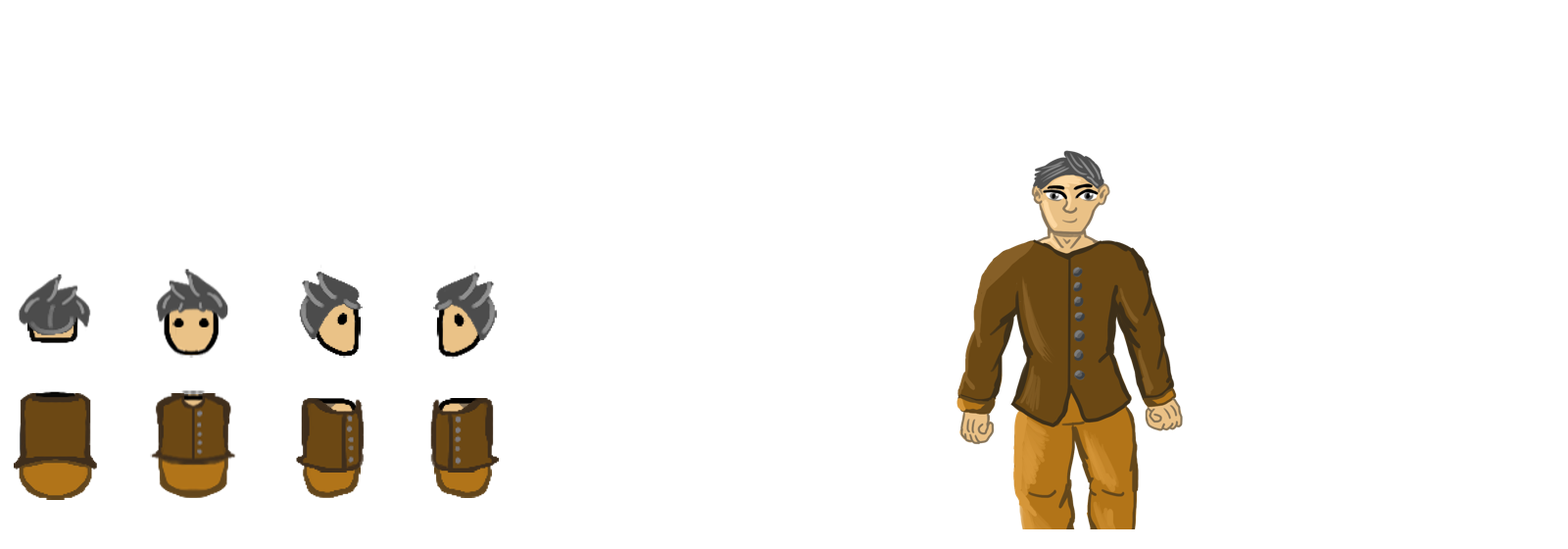
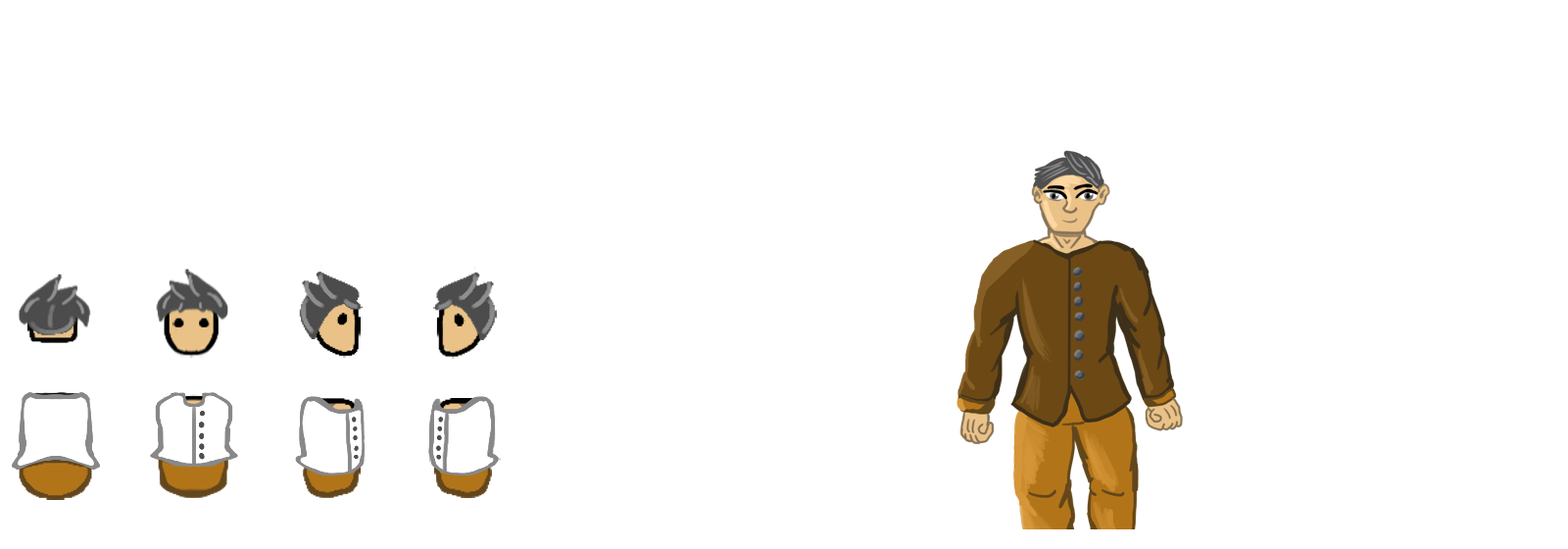
The second (1568, 549) image is a revision of the first. Changes to its layers:
painted on "top clothes" (1st of 2, in "k'inh human male villager" › "body" › "right sided") over (x1=294, y1=395, x2=501, y2=477)
removed layer "line body" from group "right sided" over (x1=428, y1=395, x2=501, y2=477)
painted on "color body" over (x1=428, y1=395, x2=501, y2=477)
painted on "top clothes" (2nd of 2, in "k'inh human male villager" › "body") over (x1=11, y1=389, x2=440, y2=477)
painted on "bottom clothes" (2nd of 2, in "k'inh human male villager" › "body") over (x1=11, y1=389, x2=430, y2=477)
painted on "body" (2nd of 2, in "k'inh human male villager" › "body") over (x1=11, y1=389, x2=365, y2=477)
